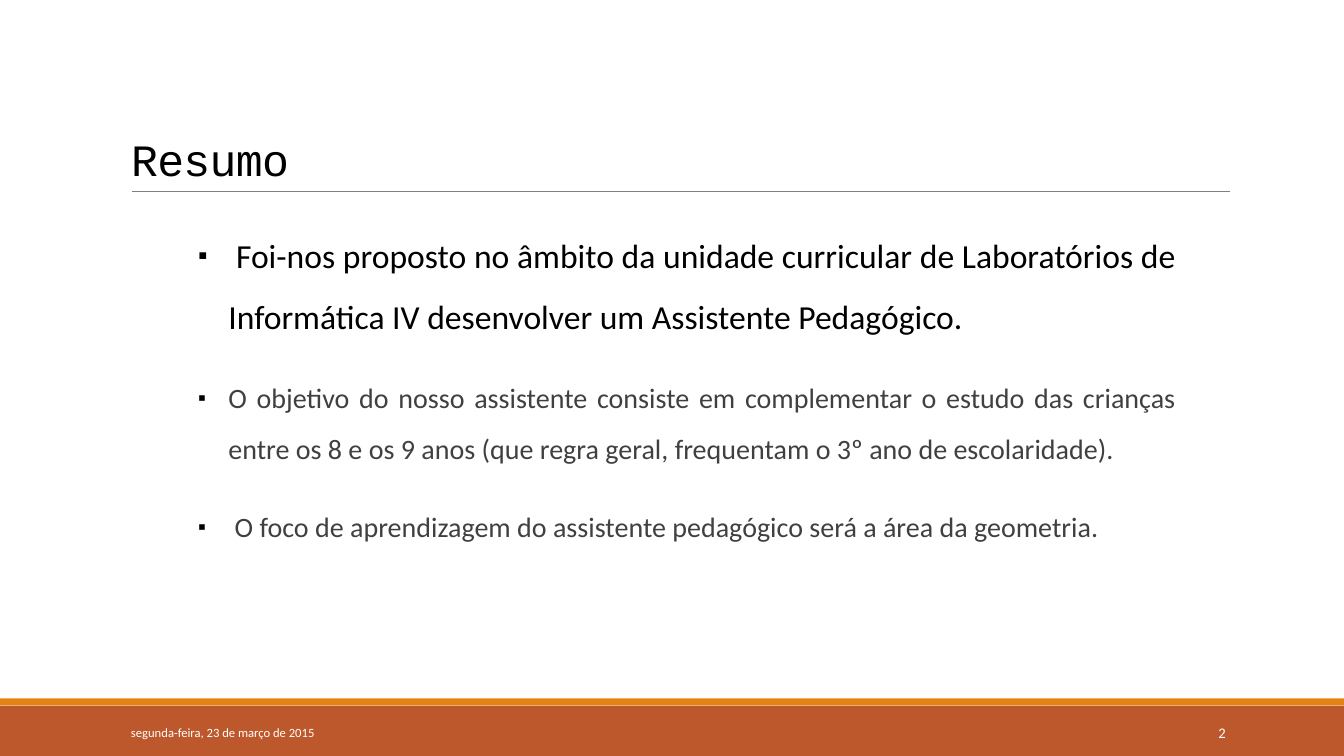
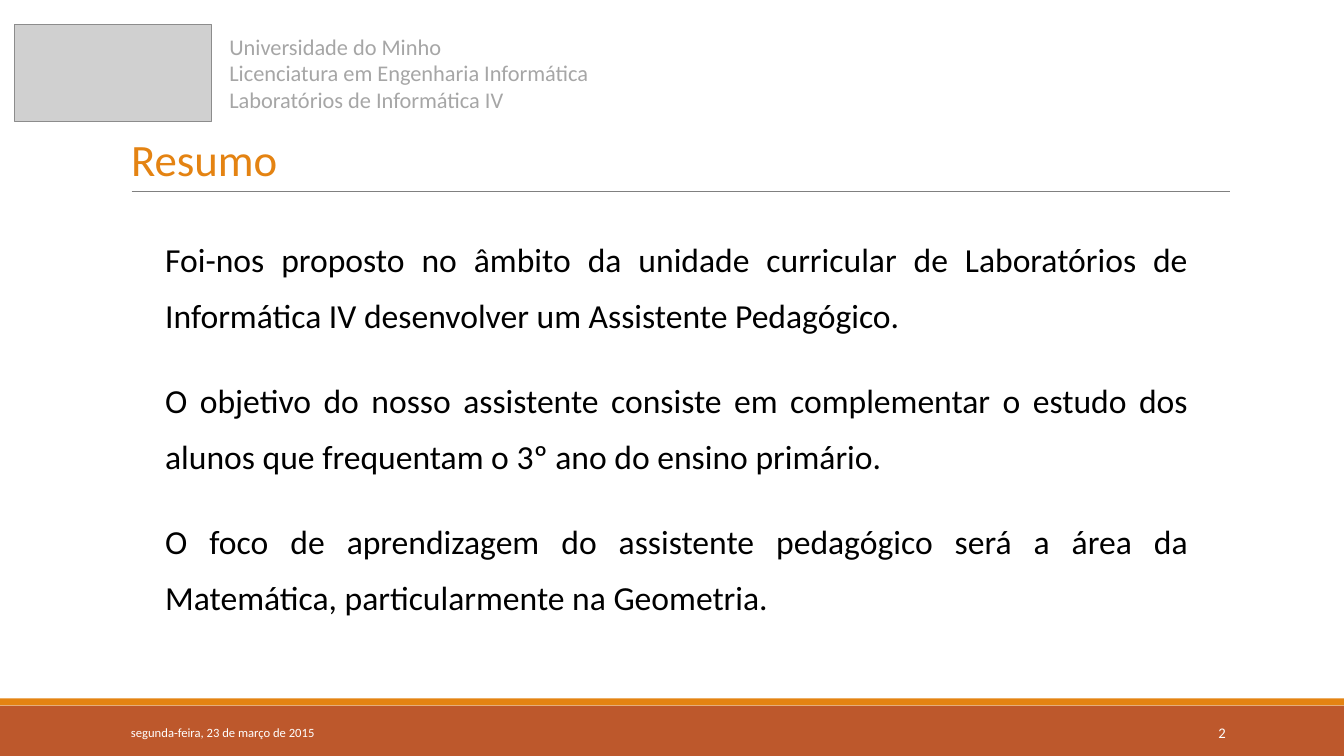
Before and after one commit to 7patricia/Aprende-com-os-Minions, a slide deck: slide 2 of 1ªFase/LI4-Grupo6-Fase1.pptx. Drawn at 1344x756 pixels with LibreOffice and Linux fonts; fonts in the diff are those of the drawing; grey boxes stand for pictures. Boxes give left, top, right and bottom in pixels: in the first picture for what was removed or moved away, otherwise in the second. Text is boxed around its words. In the diff, an @@ line names an element or a change of style, - is before the commit and + after.

```diff
--- a/1ªFase/LI4-Grupo6-Fase1.pptx
+++ b/1ªFase/LI4-Grupo6-Fase1.pptx
@@ picture added at [14,24,211,122] @@
@@ title "Resumo" at [131,147,277,177]: font Courier New to Calibri, text colour #000000 to #E48312, letter spacing -0.5 to 0 pt @@
@@ text added at [229,39,588,108], 16 pt, text #A6A6A6 @@
+Universidade do Minho
+Licenciatura em Engenharia Informática
+Laboratórios de Informática IV
@@ text "Foi-nos proposto no âmbito da ...": place and size @@
-text "Foi-nos proposto no âmbito da ..." at [228,244,1175,542]
+text "Foi-nos proposto no âmbito da ..." at [165,248,1188,616]
@@ text at [165,248,1187,334]: bullet ▪ to none; line spacing 1.5 to 1.4 @@
@@ text at [165,389,1188,616]: text changed; size 20 to 24 pt; text colour #404040 to #000000 @@
-▪ O objetivo do nosso assistente consiste em complementar o estudo das crianças entre os 8 e os 9 anos (que regra geral, frequentam o 3º ano de escolaridade).
-▪ O foco de aprendizagem do assistente pedagógico será a área da geometria.
+O objetivo do nosso assistente consiste em complementar o estudo dos alunos que frequentam o 3º ano do ensino primário.
+O foco de aprendizagem do assistente pedagógico será a área da Matemática, particularmente na Geometria.
```
Also in this commit, not shown: 9 other slides changed, 1 other file.
